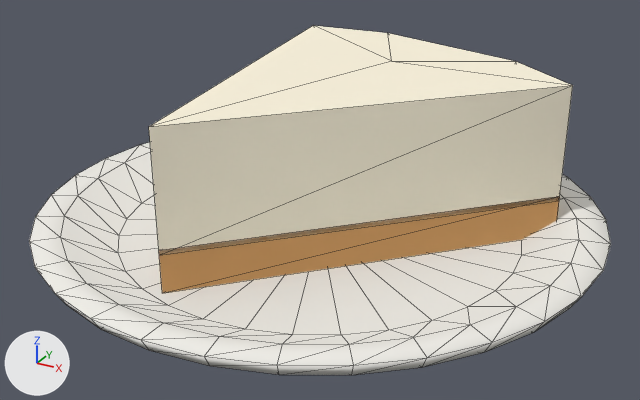
Two versions of the glTF model game/assets/models/item_dish_cheesecake.glb, one commit apart.
Both versions are drawn from a camera (50 mm lens) standing at (0.168, -0.306, 0.176) and looking at (0.003, -0.005, 0.026). Every picture has the same lights, and +X, +Y and +Z are marked at lower left. The picture after the commit comes second. Mesh edges are drawn as thin lines. Vertices at exactly the same position are counted once.

Objects in the first picture: 'item_dish_cheesecake_main'.
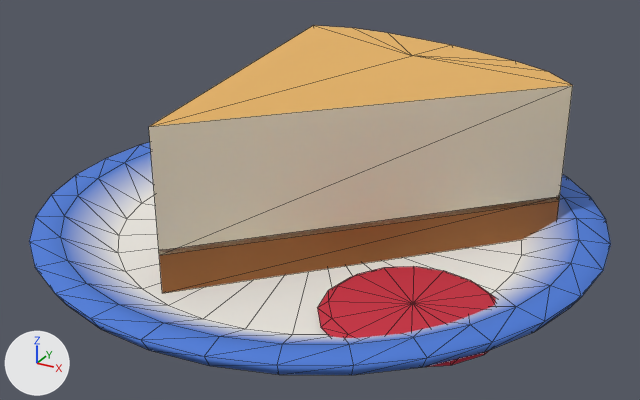
Pixel boxes [x1, y1, x2, y2] of what changed, in the pictures (640 x 400 px):
part 1 of me_item_dish_cheesecake_main, added (red)
    after: [318, 266, 496, 367]
part 2 of me_item_dish_cheesecake_main, built on
    both: [149, 25, 573, 127]
part 3 of me_item_dish_cheesecake_main, recoloured (darker)
    both: [29, 86, 611, 375]

The change, as a list of edits to the scene's bpy script:
```text
Change me_item_dish_cheesecake_main:
    used by ob_item_dish_cheesecake_main; location = (0.0, 0.0, 0.0)
    remove me_item_dish_cheesecake_main.from_pydata(...)  # 218 vertices, 424 faces; spans x -0.12..0.12, y -0.12..0.12, z 0.0..0.076
    add me_item_dish_cheesecake_main.from_pydata(...)  # 262 vertices, 488 faces; spans x -0.12..0.12, y -0.12..0.12, z 0.0..0.076
    me_item_dish_cheesecake_main part 1: a new loose piece of 33 vertices spanning x 0.031..0.099, y -0.084..-0.016, z 0.012..0.016, in mat_item_dish_cheesecake_main
    me_item_dish_cheesecake_main part 2
    3 vertices are removed from x 0.013, y 0.042, z 0.026..0.076
    30 faces are deleted
    1 vertex moves from x 0.013, y 0.042, z 0.01 to x 0.017, y 0.055, z 0.01
    14 vertices are added at x -0.031..0.078, y 0.055..0.091, z 0.01..0.076
    46 new faces join them
    me_item_dish_cheesecake_main part 3: 362 kept faces spanning x -0.12..0.12, y -0.12..0.12, z 0.0..0.076 get new vertex colours
```
